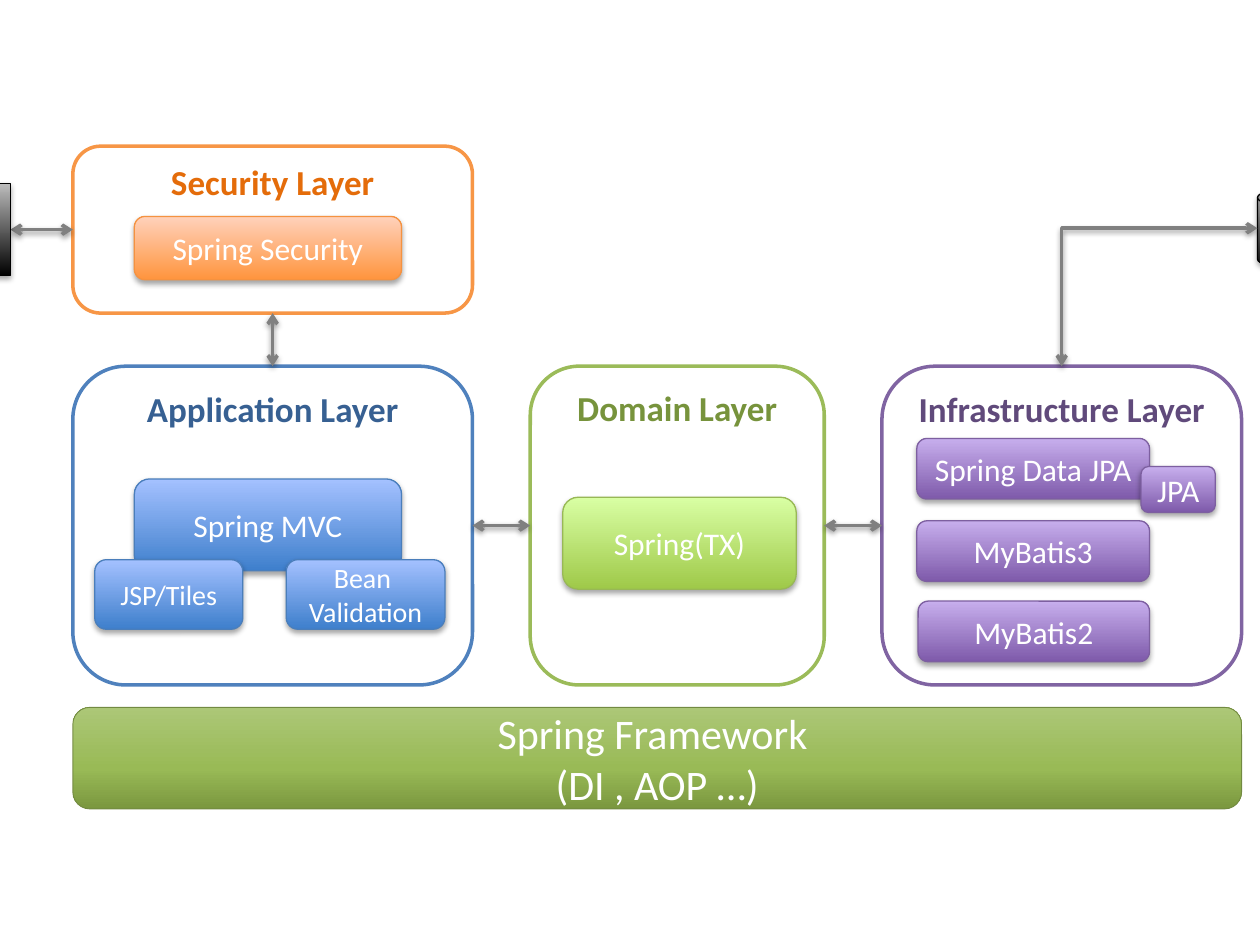
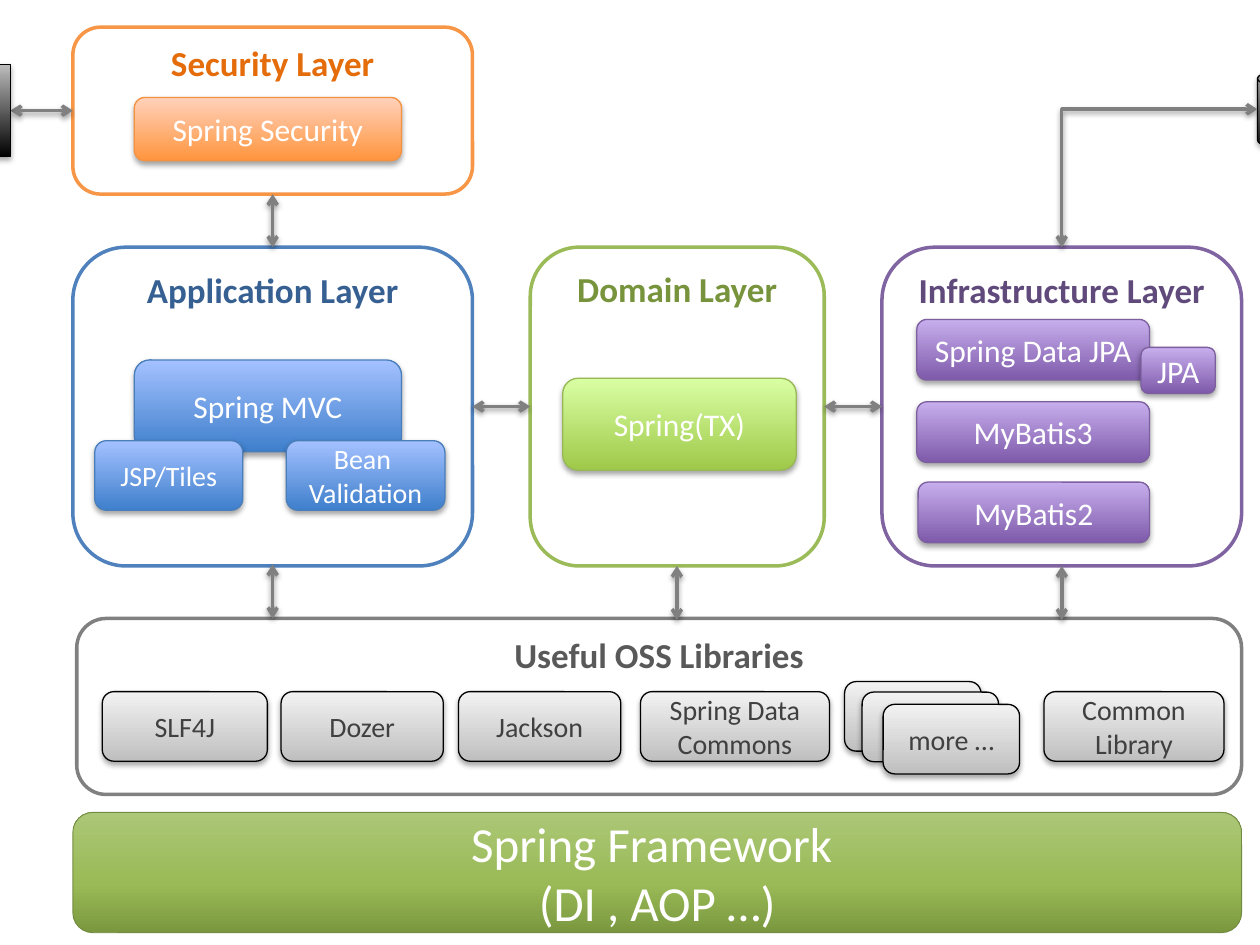
Before and after one commit to garbagetown/guideline, a slide deck: slide 2 of source/Overview/images_FrameworkStack/materialFrameworkStack.pptx. Drawn at 1260x945 pixels with LibreOffice and Linux fonts; fonts in the diff are those of the drawing. Boxes give left, top, right and bottom in pixels: in the first picture for what was removed or moved away, otherwise in the second. Text is boxed around its words. In the diff, an @@ line names an element or a change of style, - is before the commit and + after.

Commit message:
Added major oss into illustration of software framework. #667

```diff
--- a/source/Overview/images_FrameworkStack/materialFrameworkStack.pptx
+++ b/source/Overview/images_FrameworkStack/materialFrameworkStack.pptx
@@ 13 rounded rectangles, 4 double arrows, 1 rectangle, 1 cylinder, 1 elbow double arrow: place and size @@
-13 rounded rectangles, 4 double arrows, 1 rectangle, 1 cylinder, 1 elbow double arrow at [0, 146, 1260, 685]
+13 rounded rectangles, 4 double arrows, 1 rectangle, 1 cylinder, 1 elbow double arrow at [0, 28, 1260, 566]
@@ double arrow added from (272, 564) to (272, 619), #808080 2 pt @@
@@ double arrow added from (677, 566) to (677, 620), #808080 2 pt @@
@@ double arrow added from (1062, 566) to (1062, 620), #808080 2 pt @@
@@ rounded rectangle added at [77, 619, 1241, 795], outline #808080 2 pt, 20 pt, text #595959, bold @@
+Useful OSS Libraries
@@ rounded rectangle added at [844, 682, 980, 751], fill gradient #BFBFBF to #F2F2F2, outline #000000 0.75 pt, 16 pt, text #404040 @@
+more …
@@ rounded rectangle added at [102, 692, 267, 761], fill gradient #BFBFBF to #F2F2F2, outline #000000 0.75 pt, 16 pt, text #404040 @@
+SLF4J
@@ rounded rectangle added at [281, 692, 444, 761], fill gradient #BFBFBF to #F2F2F2, outline #000000 0.75 pt, 16 pt, text #404040 @@
+Dozer
@@ rounded rectangle added at [459, 692, 621, 761], fill gradient #BFBFBF to #F2F2F2, outline #000000 0.75 pt, 16 pt, text #404040 @@
+Jackson
@@ rounded rectangle added at [640, 692, 829, 761], fill gradient #BFBFBF to #F2F2F2, outline #000000 0.75 pt, 16 pt, text #404040 @@
+Spring Data Commons
@@ rounded rectangle added at [862, 692, 998, 761], fill gradient #BFBFBF to #F2F2F2, outline #000000 0.75 pt, 16 pt, text #404040 @@
+more …
@@ rounded rectangle added at [883, 704, 1019, 774], fill gradient #BFBFBF to #F2F2F2, outline #000000 0.75 pt, 16 pt, text #404040 @@
+more …
@@ rounded rectangle added at [1045, 692, 1225, 761], fill gradient #BFBFBF to #F2F2F2, outline #000000 0.75 pt, 16 pt, text #404040 @@
+Common
+Library
@@ rounded rectangle "Spring Framework": place and size @@
-rounded rectangle "Spring Framework" at [73, 707, 1242, 809]
+rounded rectangle "Spring Framework" at [73, 813, 1242, 934]
@@ rounded rectangle "Spring Framework" at [73, 813, 1242, 934]: size 24 to 28 pt @@
```
Also in this commit, not shown: 1 other file.
